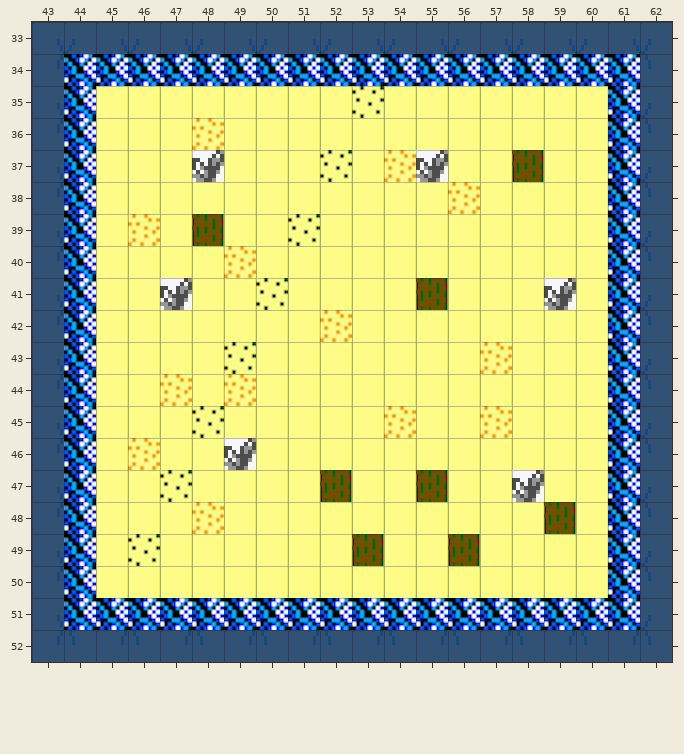
Tiled map, stored at pylletTown-master/WallsOrFireballs.tmx. The picture above is the old version.
Cells are 32x32 px. Shown: x 43..62, y 33..52.
After the commit:
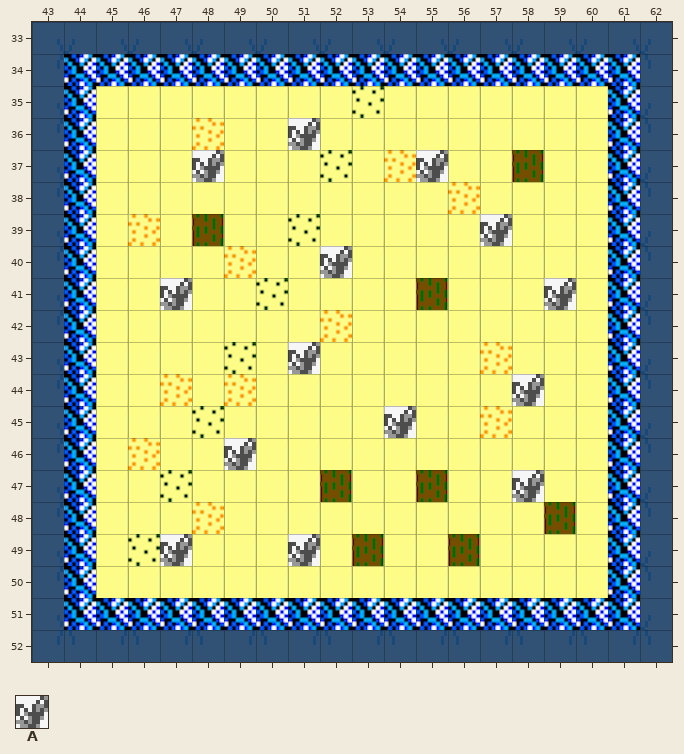
Key: from "WOFsprites": A 16 "WOFplayer".
_ is an empty cell.
From the commit log: Fully working Walls and FireBalls
Change:
Layer "enemySprites":
The author put tile A in row 36 at x 51; in row 39 at x 57; in row 40 at x 52; in row 43 at x 51; in row 44 at x 58; in row 45 at x 54.
The author put tile A in row 49 at x 47 and 51.
Where, in picture pixels (left, top, right, bottom), the same in both pictures:
added: (288, 118, 320, 150)
added: (480, 214, 512, 246)
added: (320, 246, 352, 278)
added: (288, 342, 320, 374)
added: (512, 374, 544, 406)
added: (384, 406, 416, 438)
added: (160, 534, 192, 566)
added: (288, 534, 320, 566)
